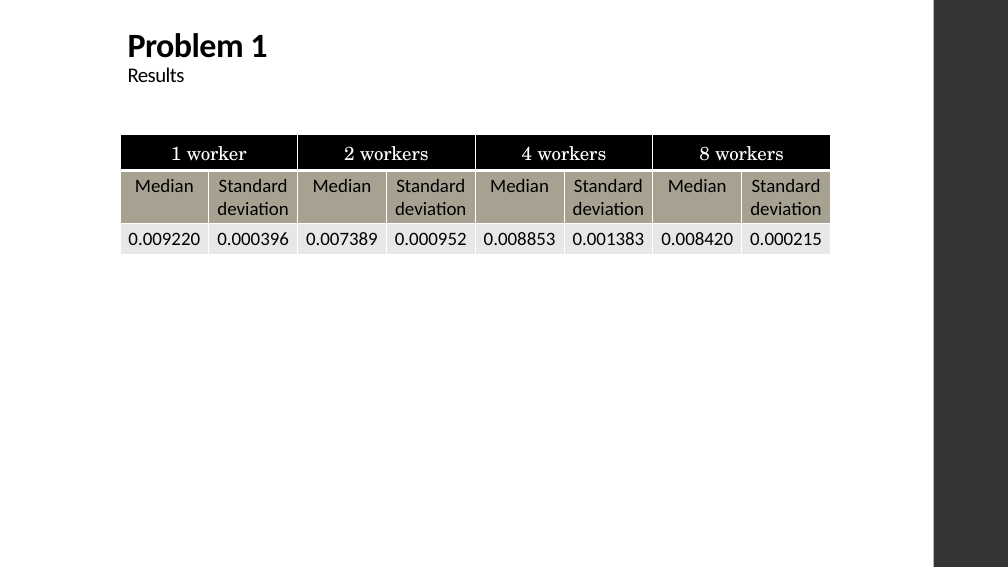
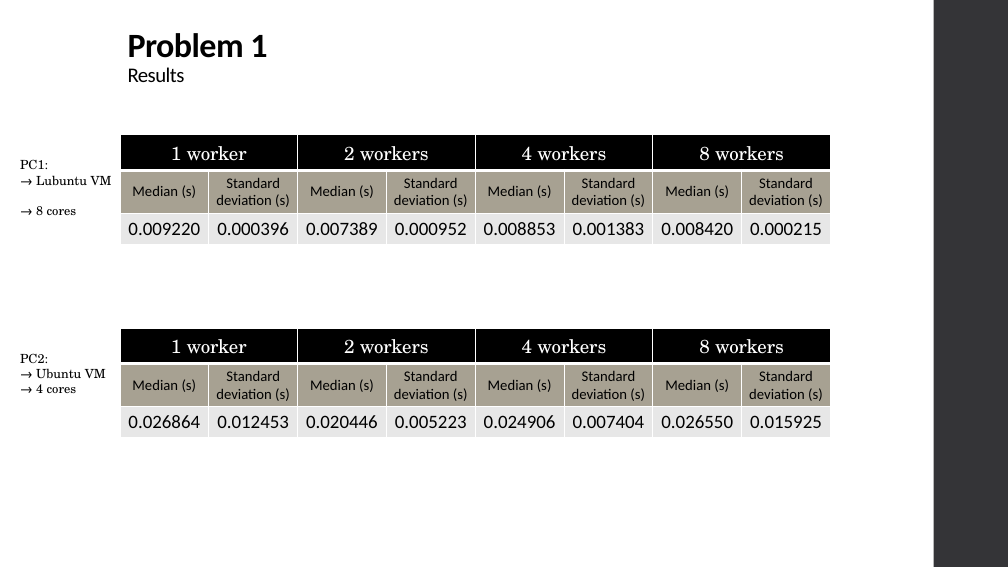
Before and after one commit to xL1fer/CLE_2022_2023, a slide deck: slide 3 of CLE1_T3G5/present.pptx. Drawn at 1008x567 pixels with LibreOffice and Linux fonts; fonts in the diff are those of the drawing. Boxes give left, top, right and bottom in pixels: in the first picture for what was removed or moved away, otherwise in the second. Text is boxed around its words. In the diff, an @@ line names an element or a change of style, - is before the commit and + after.

Commit message:
added more results to presentation

```diff
--- a/CLE1_T3G5/present.pptx
+++ b/CLE1_T3G5/present.pptx
@@ table at (120, 135, 828, 239) @@
-row 2: Median | Standard deviation | Median | Standard deviation | Median | Standard deviation | Median | Standard deviation
+row 2: Median (s) | Standard deviation (s) | Median (s) | Standard deviation (s) | Median (s) | Standard deviation (s) | Median (s) | Standard deviation (s)
@@ text added at (20, 159, 112, 215), 12 pt, text #000000 @@
+PC1:
+→ Lubuntu VM
+→ 8 cores
@@ table added at (120, 328, 828, 433), 3 rows, 8 columns @@
+1 worker |  | 2 workers |  | 4 workers |  | 8 workers | 
+Median (s) | Standard deviation (s) | Median (s) | Standard deviation (s) | Median (s) | Standard deviation (s) | Median (s) | Standard deviation (s)
+0.026864 | 0.012453 | 0.020446 | 0.005223 | 0.024906 | 0.007404 | 0.026550 | 0.015925
@@ text added at (20, 353, 106, 393), 12 pt, text #000000 @@
+PC2:
+→ Ubuntu VM → 4 cores
```
Also in this commit, not shown: 5 other slides changed.
